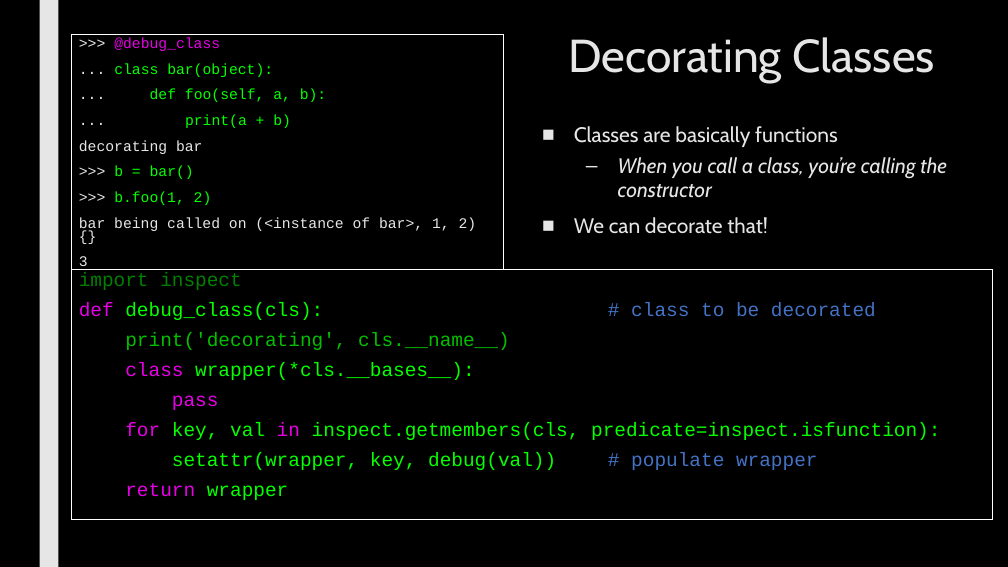
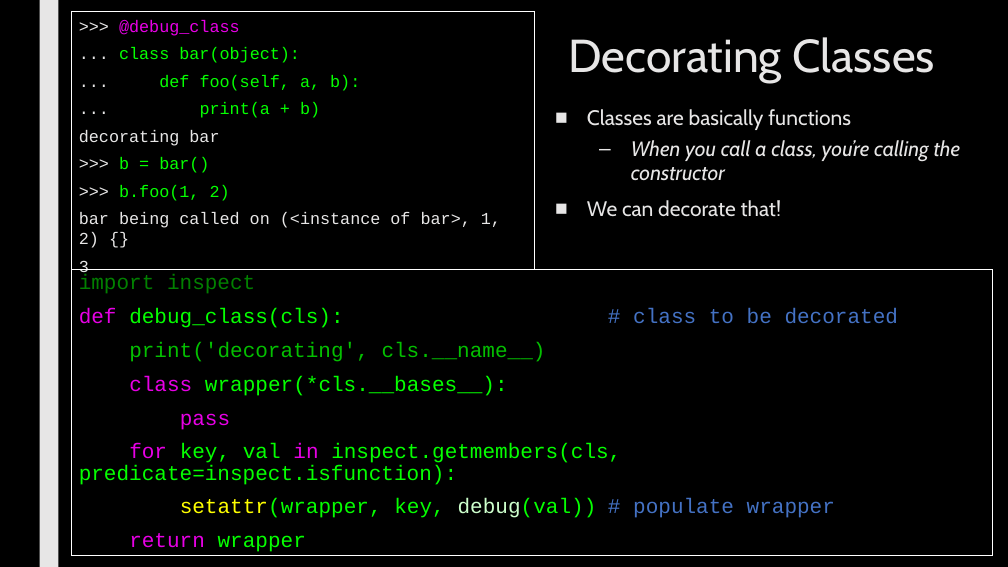
Before and after one commit to max7patek/metaprogramming, a slide deck: slide 10 of slides/04-Decorators.pptx (slide 8 before the commit). Drawn at 1008x567 pixels with LibreOffice and Linux fonts; fonts in the diff are those of the drawing. Boxes give left, top, right and bottom in pixels: in the first picture for what was removed or moved away, otherwise in the second. Text is boxed around its words. In the diff, an @@ line names an element or a change of style, - is before the commit and + after.

Commit message:
added more examples and colors

```diff
--- a/slides/04-Decorators.pptx
+++ b/slides/04-Decorators.pptx
@@ rectangle ">>> @debug_class": place and size @@
-rectangle ">>> @debug_class" at <box>71,34,504,269</box>
+rectangle ">>> @debug_class" at <box>71,11,535,269</box>
@@ rectangle ">>> @debug_class" at <box>71,11,535,269</box>: size 14 to 16 pt; line spacing 0.74 to 1; less space between paragraphs @@
@@ text "Classes are basically functions": place and size @@
-text "Classes are basically functions" at <box>574,126,947,234</box>
+text "Classes are basically functions" at <box>587,109,961,217</box>
@@ rectangle "import inspect": place and size @@
-rectangle "import inspect" at <box>71,269,993,520</box>
+rectangle "import inspect" at <box>71,269,993,556</box>
@@ rectangle "import inspect" at <box>71,269,993,556</box>: size 18.5 to 20 pt; text colour #05FF00 to #FFFF00 in "setattr(wrapper,"; text colour #05FF00 to #CDFFCC in "debug(val))"; line spacing 0.74 to 0.84 @@
```
Also in this commit, not shown: 4 other slides changed, 4 slides added, 1 slide removed.
